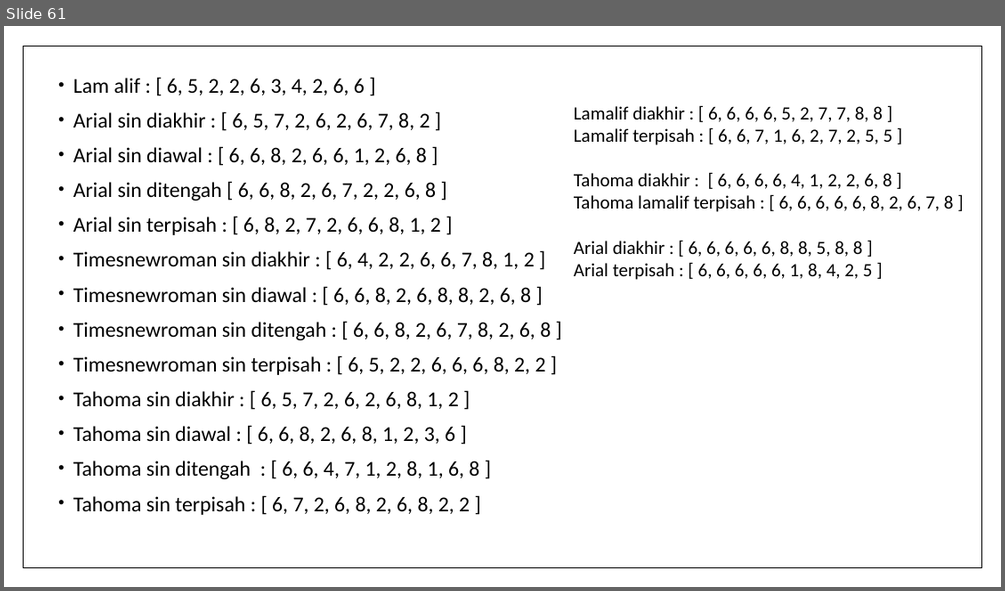
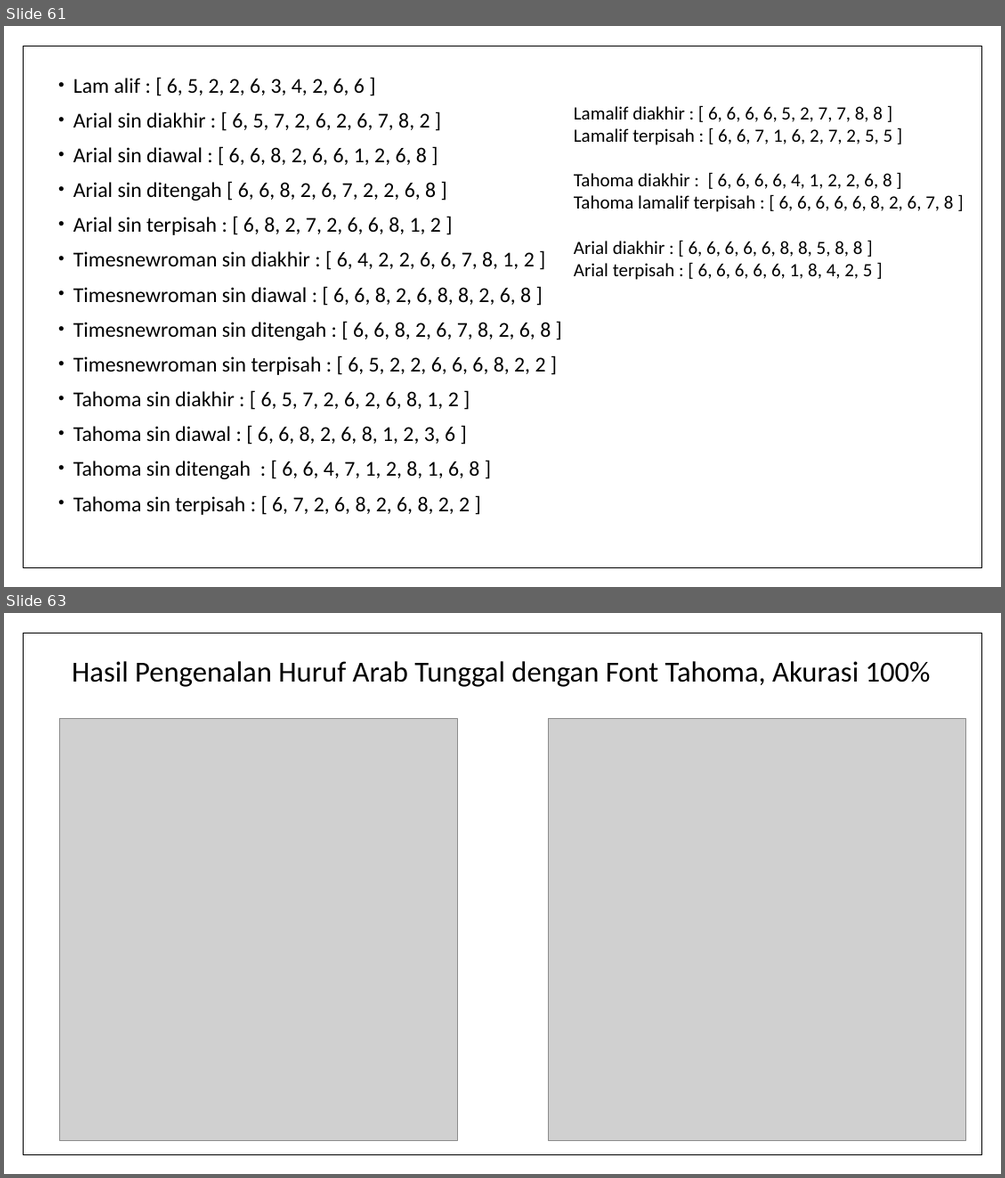
Before and after one commit to ainawind27/arabicocr-data, a slide deck: 1. presentasi/PEMBELAJARAN HURUF DAN KALIMAT ARAB BERBASIS PENGENALAN CITRA.pptx. Shown one above the other, each under a label of ours: slide 61 before the commit, slides 61 and 63 after it; the slides between them are not shown. The pictures are 1005x591 and 1005x1178 pixels, drawn with LibreOffice and Linux fonts; fonts in the diff are those of the drawing; grey boxes stand for pictures. Boxes give left, top, right and bottom in pixels: in the first picture for what was removed or moved away, otherwise in the second. Text is boxed around its words. In the diff, an @@ line names an element or a change of style, - is before the commit and + after.

```diff
--- a/1. presentasi/PEMBELAJARAN HURUF DAN KALIMAT ARAB BERBASIS PENGENALAN CITRA.pptx
+++ b/1. presentasi/PEMBELAJARAN HURUF DAN KALIMAT ARAB BERBASIS PENGENALAN CITRA.pptx
@@ slide 63 added at [4, 613, 1001, 1174], background #FFFFFF; not listed: 1 template element that a slide beside it also shows @@
@@ title added at [72, 661, 930, 687], 28 pt, text #000000 @@
+Hasil Pengenalan Huruf Arab Tunggal dengan Font Tahoma, Akurasi 100%
@@ picture added at [60, 718, 458, 1140] @@
@@ picture added at [548, 718, 965, 1140] @@
```
Also in this commit, not shown: 14 other slides added, 1 slide removed, 8 other files.
